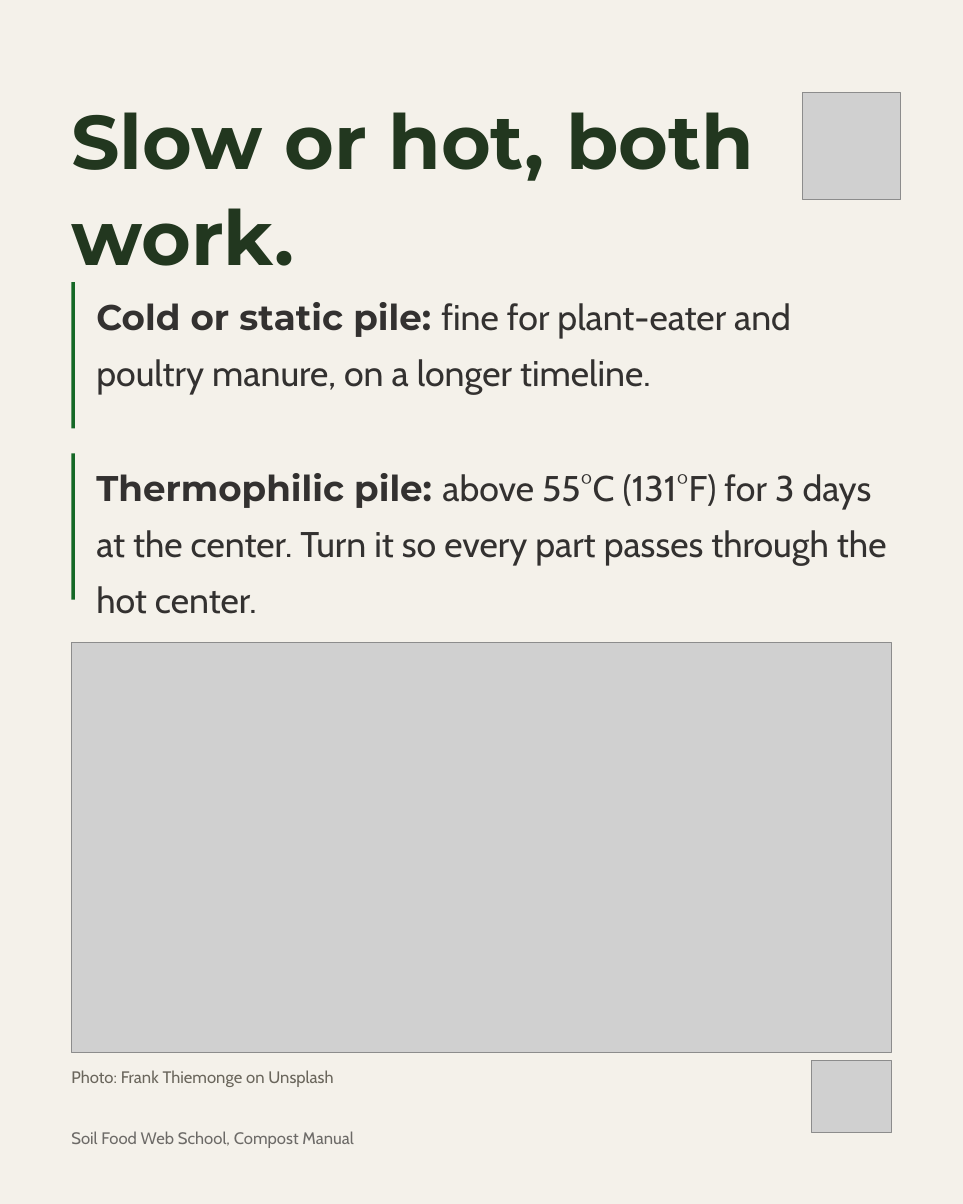
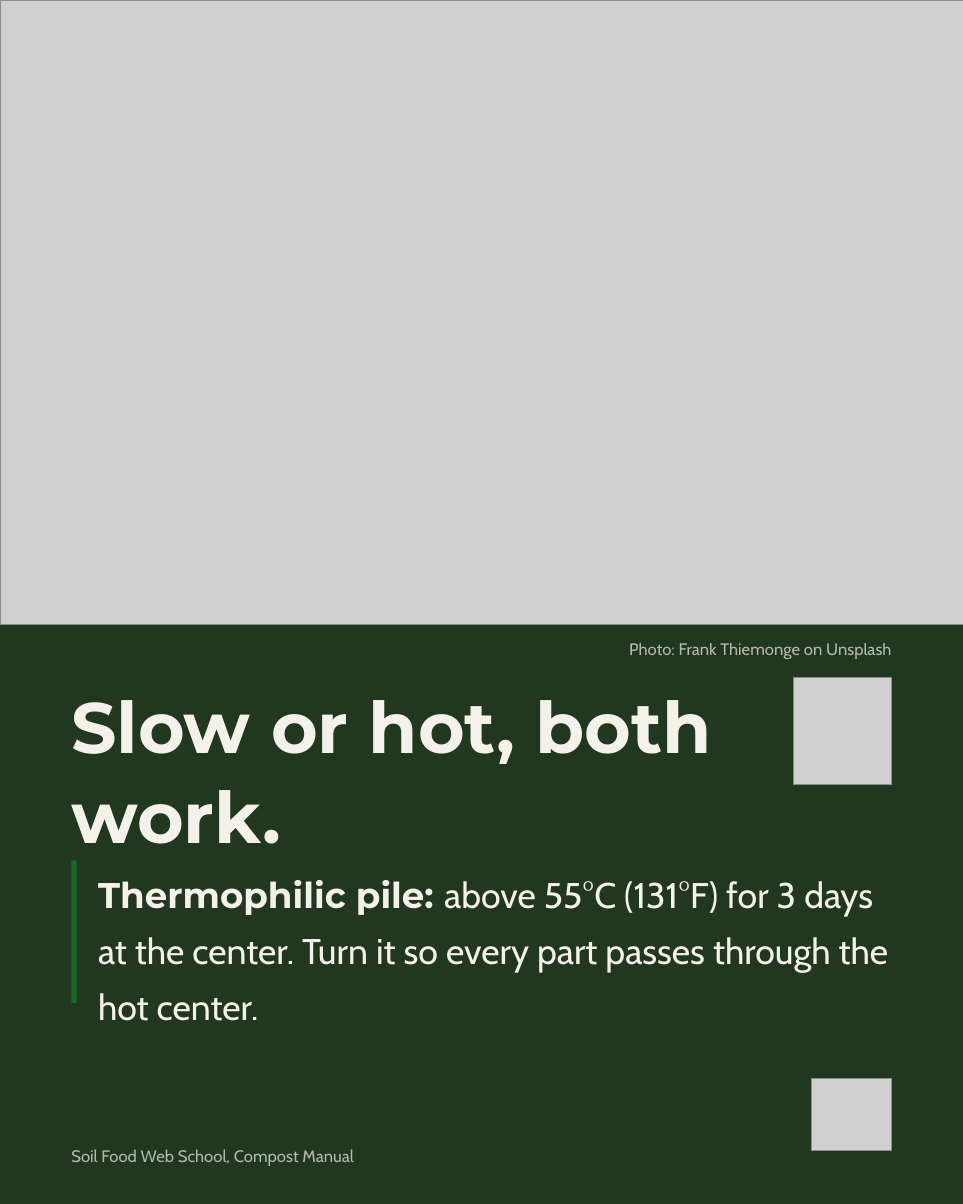
Before and after one commit to linneamoritznyc/SFW-SocialMedia, a slide deck: slide 9 of templates/posts/october/04-10-2026-sun-ig-world-animal-day-v2.pptx (slide 6 before the commit). Drawn at 963x1204 pixels with LibreOffice and Linux fonts; fonts in the diff are those of the drawing; grey boxes stand for pictures. Boxes give left, top, right and bottom in pixels: in the first picture for what was removed or moved away, otherwise in the second. Text is boxed around its words. In the diff, an @@ line names an element or a change of style, - is before the commit and + after.

```diff
--- a/templates/posts/october/04-10-2026-sun-ig-world-animal-day-v2.pptx
+++ b/templates/posts/october/04-10-2026-sun-ig-world-animal-day-v2.pptx
@@ background #F4F1EA to #22371F @@
@@ picture added at (0,0,963,624) @@
@@ picture removed at (803,92,901,199) @@
@@ text removed at (96,302,791,394) @@
-Cold or static pile: fine for plant-eater and poultry manure, on a longer timeline.
@@ rectangle removed at (71,453,74,599) @@
@@ text "Photo: Frank Thiemonge on Unsplash": place and size @@
-text "Photo: Frank Thiemonge on Unsplash" at (71,1070,333,1087)
+text "Photo: Frank Thiemonge on Unsplash" at (629,643,891,659)
@@ text "Photo: Frank Thiemonge on Unsplash" at (629,643,891,659): text colour #6A665C to #F4F1EA at 70% opacity; alignment left to right @@
@@ picture removed at (71,642,891,1052) @@
@@ text "Slow or hot, both work.": place and size @@
-text "Slow or hot, both work." at (71,112,754,283)
+text "Slow or hot, both work." at (71,700,711,844)
@@ text "Slow or hot, both work." at (71,700,711,844): size 64 to 60 pt, text colour #22371F to #F4F1EA @@
@@ picture added at (794,678,892,785) @@
@@ rectangle: place and size @@
-rectangle at (71,282,74,428)
+rectangle at (71,860,76,1003)
@@ text "Thermophilic pile: above 55°C (131°F) ...": place and size @@
-text "Thermophilic pile: above 55°C (131°F) ..." at (96,473,887,614)
+text "Thermophilic pile: above 55°C (131°F) ..." at (98,880,889,1021)
@@ text "Thermophilic pile: above 55°C (131°F) ..." at (98,880,889,1021): text colour #333130 to #F4F1EA @@
@@ picture: place and size @@
-picture at (811,1061,892,1132)
+picture at (811,1078,892,1150)
@@ text "Soil Food Web School, Compost ...": place and size @@
-text "Soil Food Web School, Compost ..." at (71,1131,353,1148)
+text "Soil Food Web School, Compost ..." at (71,1149,353,1166)
@@ text "Soil Food Web School, Compost ..." at (71,1149,353,1166): text colour #333130 at 70% opacity to #F4F1EA at 70% opacity @@
```
Also in this commit, not shown: 5 other slides changed, 3 slides added, 13 other files.
